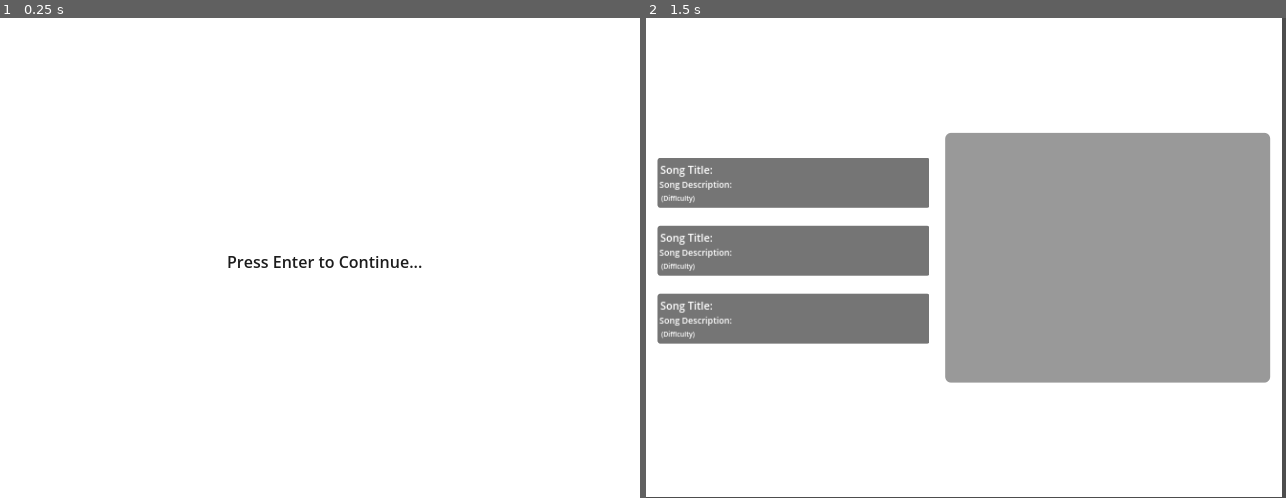
Above: before the commit, frames 1-2 (left to right).
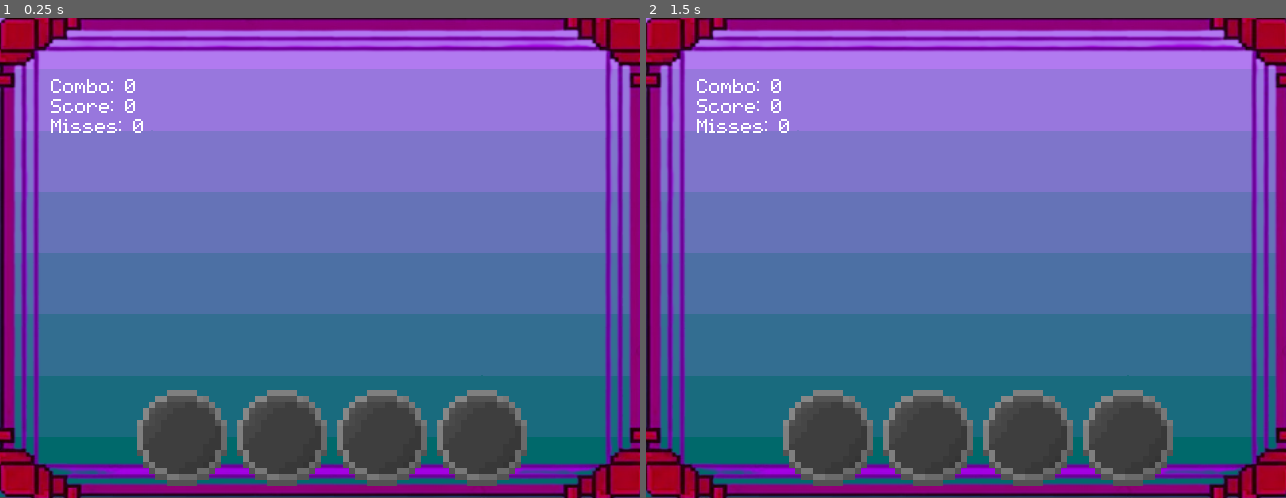
Above: after the commit, the same moments.

Repository: AngeliteApril/Haven-Rhythm-Game
Game: Godot game, scene res://main.tscn
The game is run twice, just before and just after one commit, with the same random seed, the same clock (stepped at 60 frames per second) and the same inputs. Before the commit the project starts from res://scenes/play.tscn.
Inputs:
- Up to frame 1 (0.25 s): no input
- Up to frame 2 (1.5 s): tap Enter at 0.5, 1.25 s; hold Right (ui_right) 0.53-1.28 s; hold Down (ui_down) from 1.28 s (still down)

The runs differ from the first frame. In frame 1, 100% of the frame differs, in the area x 0-100%, y 0-100%; in frame 2, 99%.

Commit message:
fgh

Diff:
--- a/back.gdshader
+++ b/back.gdshader
@@ -1,85 +1,51 @@
-// Pixel Dreamer — Procedural Magic Circle (Godot 4 · canvas_item · works in Compatibility / web)
-// MIT License · https://pixeldreamerstudio.itch.io/
-// Put it on a ColorRect or Sprite2D (square). No textures needed.
-// Change ring count, star points, tick marks, spin speed and glow from the inspector.
 shader_type canvas_item;
-render_mode blend_add;
 
-uniform vec4 color : source_color = vec4(0.55, 0.45, 1.0, 1.0);
-uniform float glow : hint_range(0.0, 4.0) = 1.0;
-uniform int rings : hint_range(1, 5) = 3;
-uniform int star_points : hint_range(0, 12) = 8;
-uniform int star_step : hint_range(1, 5) = 3; // 8 + 3 = octagram · 5 + 2 = pentagram · 7 + 3 = heptagram
-uniform int ticks : hint_range(0, 96) = 48;
-uniform int orbs : hint_range(0, 12) = 6;
-uniform float line_width : hint_range(0.002, 0.03) = 0.008;
-uniform float spin_speed = 0.25;
-uniform float pulse_speed = 2.0;
-uniform float appear : hint_range(0.0, 1.0) = 1.0; // animate 0 -> 1 to draw the circle in
+uniform vec4 bottom_color: source_color;
+uniform vec4 top_color: source_color;
 
-float ring(float r, float radius, float w) {
-	return smoothstep(w, 0.0, abs(r - radius));
-}
-float seg(vec2 p, vec2 a, vec2 b, float w) {
-	vec2 pa = p - a;
-	vec2 ba = b - a;
-	float h = clamp(dot(pa, ba) / dot(ba, ba), 0.0, 1.0);
-	return smoothstep(w, 0.0, length(pa - ba * h));
-}
-vec2 rot(vec2 p, float a) {
-	float c = cos(a);
-	float s = sin(a);
-	return vec2(c * p.x - s * p.y, s * p.x + c * p.y);
+uniform float beam_distance: hint_range(0.0, 0.3);
+uniform float beam_height: hint_range(0.0, 0.1);
+uniform float beam_width: hint_range(0.0, 0.5);
+uniform int total_phases: hint_range(2, 20, 1);
+
+
+float rand(float n){return fract(sin(n) * 43758.5453123);}
+
+
+float noise(float p){
+	float fl = floor(p);
+  float fc = fract(p);
+	return mix(rand(fl), rand(fl + 1.0), fc);
 }
 
+
+float fmod(float x, float y) {
+	return x - floor(x / y) * y;
+}
+
+
+vec4 lerp(vec4 a, vec4 b, float w) {
+	return a + w * (b - a);
+}
+
+
 void fragment() {
-	vec2 p = (UV - 0.5) * 2.0;
-	float r = length(p);
-	float w = line_width;
-	float t = TIME;
-	float m = 0.0;
-	// outer + inner rings, alternating spin direction
-	for (int i = 0; i < 5; i++) {
-		if (i >= rings) break;
-		float rad = 0.92 - float(i) * 0.14;
-		m += ring(r, rad, w * (i == 0 ? 1.6 : 1.0));
-	}
-	// tick marks between ring 0 and ring 1
-	if (ticks > 0) {
-		vec2 q = rot(p, t * spin_speed);
-		float a = atan(q.y, q.x) / TAU + 0.5;
-		float k = abs(fract(a * float(ticks)) - 0.5);
-		float band = step(0.8, r) * step(r, 0.9);
-		m += smoothstep(0.08, 0.0, k) * band;
-	}
-	// star polygon
-	if (star_points > 1) {
-		vec2 q = rot(p, -t * spin_speed * 0.6);
-		float R = 0.92 - float(rings - 1) * 0.14 - 0.02;
-		R = max(R, 0.3);
-		for (int i = 0; i < 12; i++) {
-			if (i >= star_points) break;
-			float a0 = TAU * float(i) / float(star_points) + TAU * 0.25;
-			float a1 = TAU * float(i + star_step) / float(star_points) + TAU * 0.25;
-			m += seg(q, vec2(cos(a0), sin(a0)) * R, vec2(cos(a1), sin(a1)) * R, w);
-		}
-	}
-	// orbs on the second ring
-	if (orbs > 0) {
-		vec2 q = rot(p, t * spin_speed * 1.5);
-		float a = atan(q.y, q.x);
-		float sector = TAU / float(orbs);
-		float ca = round(a / sector) * sector;
-		vec2 c = vec2(cos(ca), sin(ca)) * 0.78;
-		float d = length(q - c);
-		m += ring(d, 0.035, w) + smoothstep(0.02, 0.0, d);
-	}
-	// draw-in mask (sweeps around)
-	float ang = atan(p.y, p.x) / TAU + 0.5;
-	m *= step(ang, appear * 1.001);
-	float pulse = 0.85 + 0.15 * sin(t * pulse_speed);
-	float halo = smoothstep(1.0, 0.2, r) * 0.08 * glow;
-	vec3 col = color.rgb * (m * glow * pulse + halo);
-	col += vec3(1.0) * pow(clamp(m, 0.0, 1.0), 3.0) * 0.12;
-	COLOR = vec4(col, clamp(m + halo, 0.0, 1.0) * color.a);
+	float t = float(total_phases);
+	float s = 1.0 / t;
+	float d = fmod(UV.y, s);
+	float i = floor(UV.y * t);
+	float ci = i + 1.0;
+	float cit = ci / t;
+	float beam_pos = s - d - beam_distance;
+	float effective_beam_width = beam_width * cit + sqrt(pow(beam_height / 2.0, 2.0) - pow(beam_pos - beam_height / 2.0, 2.0));
+	float beam_x = fmod(TIME * noise(ci) * cit, 1.0);
+	float best_distance = min(abs(beam_x - UV.x), 1.0 - abs(beam_x - UV.x));
+
+	if (beam_pos >= 0.0 && beam_pos <= beam_height &&
+		best_distance <= effective_beam_width) i++;
+
+
+	i = clamp(i, 0.0, t - 1.0);
+
+	COLOR = lerp(top_color, bottom_color, i / (t - 1.0));
 }
--- a/back.tres
+++ b/back.tres
@@ -4,14 +4,9 @@
 
 [resource]
 shader = ExtResource("1_bk4va")
-shader_parameter/color = Color(0.55, 0.45, 1, 1)
-shader_parameter/glow = 1.0
-shader_parameter/rings = 3
-shader_parameter/star_points = 8
-shader_parameter/star_step = 3
-shader_parameter/ticks = 48
-shader_parameter/orbs = 6
-shader_parameter/line_width = 0.008
-shader_parameter/spin_speed = 0.25
-shader_parameter/pulse_speed = 2.0
-shader_parameter/appear = 1.0
+shader_parameter/bottom_color = Color(0, 0.4120665, 0.42185098, 1)
+shader_parameter/top_color = Color(0.69423306, 0.4778388, 0.938705, 1)
+shader_parameter/beam_distance = 0.1930000091675
+shader_parameter/beam_height = 0.07600000361
+shader_parameter/beam_width = 0.0
+shader_parameter/total_phases = 8
--- a/main.tscn
+++ b/main.tscn
@@ -4,6 +4,7 @@
 [ext_resource type="PackedScene" uid="uid://c67msij4wo3fs" path="res://arrow_generator.tscn" id="2_h2yge"]
 [ext_resource type="Material" uid="uid://42c0uuauuqy" path="res://back.tres" id="2_kek77"]
 [ext_resource type="PackedScene" uid="uid://dgvv122tc3so" path="res://arrow_generator_up.tscn" id="3_1bvp3"]
+[ext_resource type="Texture2D" uid="uid://dtkp7kmx8mg0j" path="res://Songs/image-removebg-preview.png" id="3_ycdy4"]
 [ext_resource type="PackedScene" uid="uid://0o2lj1j8bocp" path="res://arrow_generator_right.tscn" id="4_lquwl"]
 [ext_resource type="PackedScene" uid="uid://b8xx4a0llhe" path="res://arrow_generator_left.tscn" id="5_7mycd"]
 [ext_resource type="PackedScene" uid="uid://18qgorg4bg78" path="res://target.tscn" id="7_272bh"]
@@ -11,6 +12,7 @@
 [ext_resource type="Script" uid="uid://dev2mwwbf023n" path="res://player_feedback_ui.gd" id="8_5vw27"]
 [ext_resource type="AudioStream" uid="uid://bw4lxlrxo3wnl" path="res://Songs/Wei_Epilogue.wav" id="8_kek77"]
 [ext_resource type="AudioStream" uid="uid://vfth2fbh715f" path="res://Songs/Nocturne.wav" id="9_efxa6"]
+[ext_resource type="FontFile" uid="uid://c7fpg76otd1gx" path="res://assets/pixelmix.ttf" id="12_dg77c"]
 
 [sub_resource type="RectangleShape2D" id="RectangleShape2D_ucufk"]
 size = Vector2(636.5, 24)
@@ -1777,7 +1779,13 @@
 offset_left = -2.0
 offset_top = -9.0
 offset_right = 649.0
-offset_bottom = 471.0
+offset_bottom = 479.0
+
+[node name="4f8270a86c0045c3Bb27B36792516a9b" type="Sprite2D" parent="." unique_id=2140334440]
+modulate = Color(0.7294118, 0, 1, 1)
+position = Vector2(323.99997, 242.49998)
+scale = Vector2(1.3485714, 1.1515789)
+texture = ExtResource("3_ycdy4")
 
 [node name="Detector" type="Node2D" parent="." unique_id=1197794395]
 
@@ -1840,10 +1848,10 @@
 anchors_preset = 15
 anchor_right = 1.0
 anchor_bottom = 1.0
-offset_left = 2.0
-offset_top = 15.0
-offset_right = 2.0
-offset_bottom = 15.0
+offset_left = 41.0
+offset_top = 29.0
+offset_right = 41.0
+offset_bottom = 29.0
 grow_horizontal = 2
 grow_vertical = 2
 theme = SubResource("Theme_ucufk")
@@ -1858,6 +1866,7 @@
 
 [node name="Indicator" type="Label" parent="CanvasLayer/MarginContainer/PlayerFeedbackUI" unique_id=557068750]
 layout_mode = 2
+theme_override_fonts/font = ExtResource("12_dg77c")
 
 [node name="Timer" type="Timer" parent="CanvasLayer/MarginContainer/PlayerFeedbackUI/Indicator" unique_id=1307090060]
 wait_time = 0.3
@@ -1865,12 +1874,15 @@
 
 [node name="Combo" type="Label" parent="CanvasLayer/MarginContainer/PlayerFeedbackUI" unique_id=1346306377]
 layout_mode = 2
+theme_override_fonts/font = ExtResource("12_dg77c")
 text = "Combo: 0"
 
 [node name="Score" type="Label" parent="CanvasLayer/MarginContainer/PlayerFeedbackUI" unique_id=1134404921]
 layout_mode = 2
+theme_override_fonts/font = ExtResource("12_dg77c")
 text = "Score: 0"
 
 [node name="Misses" type="Label" parent="CanvasLayer/MarginContainer/PlayerFeedbackUI" unique_id=1822456225]
 layout_mode = 2
+theme_override_fonts/font = ExtResource("12_dg77c")
 text = "Misses: 0"
--- a/project.godot
+++ b/project.godot
@@ -11,7 +11,7 @@
 [application]
 
 config/name="Rythem Game Practice"
-run/main_scene="uid://bwq0bw0ydn5wn"
+run/main_scene="uid://5gwckxw6dhu0"
 config/features=PackedStringArray("4.7", "Forward Plus")
 config/icon="res://icon.svg"
 
--- a/scenes/play.tscn
+++ b/scenes/play.tscn
@@ -1,6 +1,7 @@
 [gd_scene format=3 uid="uid://bwq0bw0ydn5wn"]
 
 [ext_resource type="Script" uid="uid://coqcvirk6oidk" path="res://scripts/PlayListener.gd" id="1_8r3iy"]
+[ext_resource type="FontFile" uid="uid://c7fpg76otd1gx" path="res://assets/pixelmix.ttf" id="2_bofkp"]
 
 [sub_resource type="StyleBoxFlat" id="StyleBoxFlat_ucufk"]
 bg_color = Color(11.708403, 11.708403, 11.708403, 1)
@@ -73,6 +74,7 @@
 size_flags_horizontal = 4
 size_flags_vertical = 8
 theme_override_colors/font_color = Color(0.11119685, 0.11119684, 0.11119684, 1)
+theme_override_fonts/font = ExtResource("2_bofkp")
 text = "Press Enter to Continue..."
 
 [node name="AnimationPlayer" type="AnimationPlayer" parent="." unique_id=453730799]
--- a/scripts/DataHandler.gd
+++ b/scripts/DataHandler.gd
@@ -14,7 +14,7 @@
 
 var songdata = {
 	"song1": {
-		"songtitle": "hello world",
+		"songtitle": "content",
 		"artist": "content",
 		"songdescription": "content",
 		"songpath": "content",
Binary file added: Songs/4f8270a8-6c00-45c3-bb27-b36792516a9b.webp
Binary file added: Songs/image-removebg-preview.png
Binary file added: textures/image-removebg-preview.png
